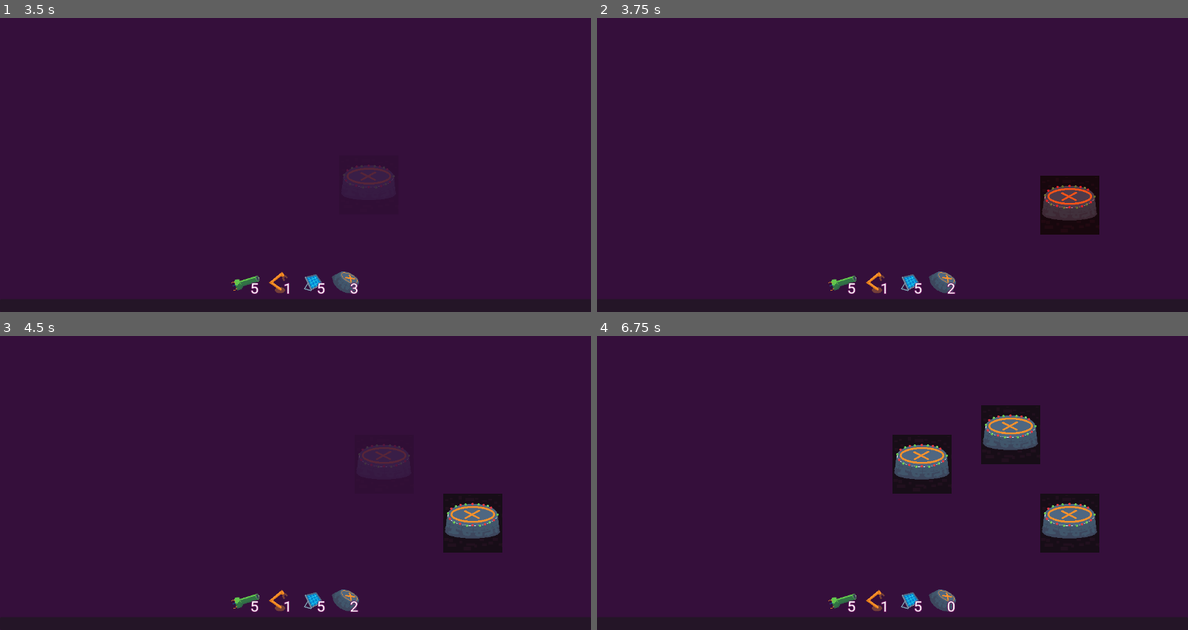
Above: before the commit, frames 1-4 (two rows, left to right).
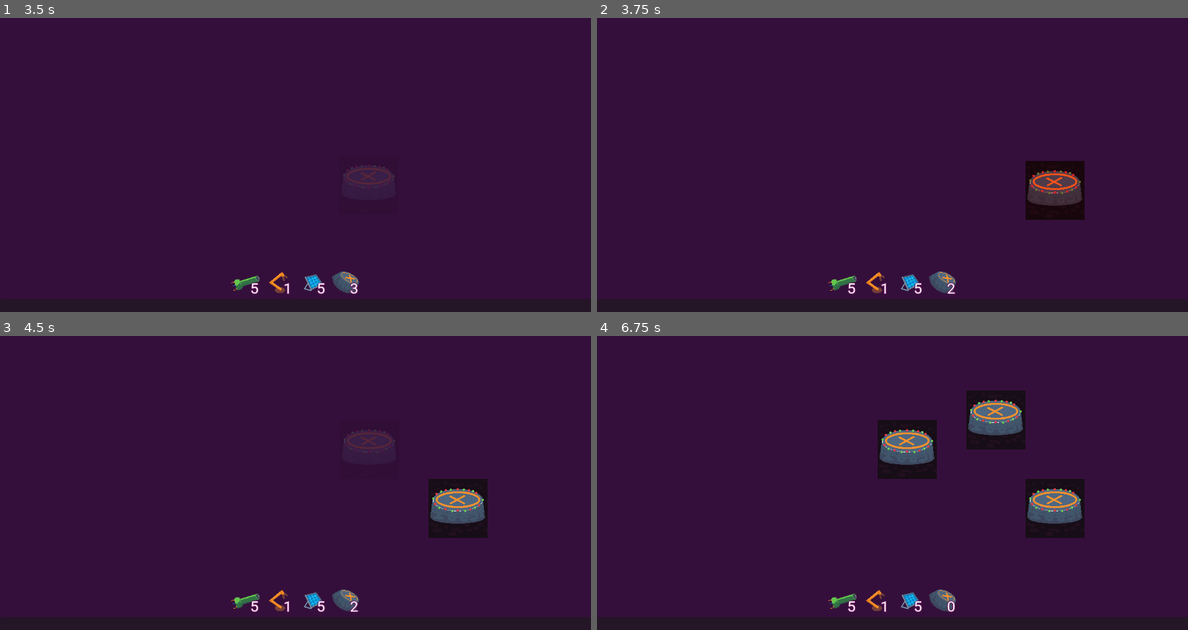
Above: after the commit, the same moments.

Repository: EdShel/StellarConstructor
Game: Godot game, scene res://objects/game.tscn
Two runs of this game, one before a commit and one after it. Both use one fixed random seed, a clock stepped at 60 frames per second and the inputs below.
Inputs (mouse positions are in pixels of both pictures, inside the frame that each line leads up to):
- Up to frame 1 (3.5 s): tap Enter at 0.5, 2 s; drag from (248, 282) to (354, 73) at 0.52 s; tap Space at 1.25, 2.75 s; drag from (277, 282) to (366, 185) at 1.27 s; move the mouse to (313, 282) at 2.02 s; click (313, 282) at 2.17 s; drag from (342, 282) to (118, 97) at 2.77 s
- Up to frame 2 (3.75 s): tap Enter at 3.5 s; move the mouse to (1069, 197) at 3.52 s; click (1069, 197) at 3.67 s
- Up to frame 3 (4.5 s): tap Space at 4.25 s; drag from (472, 524) to (206, 380) at 4.27 s
- Up to frame 4 (6.75 s): move the mouse to (922, 465) at 5.02 s; click (922, 465) at 5.17 s; drag from (922, 465) to (774, 480) at 5.77 s; move the mouse to (1022, 447) at 6.52 s; click (1022, 447) at 6.67 s

Frame 1 is identical in both runs. In frame 2, 2.6% of the frame differs, in the area x 72-85%, y 48-74%; in frame 3, 3.0%; in frame 4, 8.0%, in the area x 47-85%, y 18-74%.

Commit message:
Fix 2x2 build snapping

Diff:
--- a/objects/build_grid/ghost.gd
+++ b/objects/build_grid/ghost.gd
@@ -19,6 +19,8 @@
 	if event is InputEventMouseMotion:
 		var world_coord = get_canvas_transform().affine_inverse() * event.position
 		var snap_coord = snapped(world_coord, Vector2(64, 64))
+		if %CollisionShape2D.shape.size.x > 64:
+			snap_coord -= Vector2(32, 32) # I'm so sorry :(
 		global_position = snap_coord
 		get_viewport().set_input_as_handled()
 	elif event is InputEventMouseButton and event.pressed and event.button_index == MOUSE_BUTTON_LEFT:
--- a/objects/builds/landing_pad.tscn
+++ b/objects/builds/landing_pad.tscn
@@ -9,4 +9,5 @@
 texture = ExtResource("1_dnmxl")
 
 [node name="BuildCollider" parent="." instance=ExtResource("2_ce11o")]
+cell_size = 2
 item_type = "landing_pad"
--- a/objects/builds/solar.tscn
+++ b/objects/builds/solar.tscn
@@ -11,4 +11,3 @@
 texture = ExtResource("1_kqngy")
 
 [node name="BuildCollider" parent="." instance=ExtResource("3_gfxar")]
-cell_size = 2
--- a/objects/utilities/camera_controller.gd
+++ b/objects/utilities/camera_controller.gd
@@ -32,14 +32,16 @@
 		if event.button_index == MOUSE_BUTTON_WHEEL_UP:
 			var new_zoom = clamp(zoom.x + zoom_sensitivity, zoom_min, zoom_max)
 			zoom = Vector2(new_zoom, new_zoom)
-			var delta = event.position - drag_start_position
-			position = camera_drag_start_position - delta / zoom.x
+			if is_dragging:
+				var delta = event.position - drag_start_position
+				position = camera_drag_start_position - delta / zoom.x
 			get_viewport().set_input_as_handled()
 		elif event.button_index == MOUSE_BUTTON_WHEEL_DOWN:
 			var new_zoom = clamp(zoom.x - zoom_sensitivity, zoom_min, zoom_max)
 			zoom = Vector2(new_zoom, new_zoom)
-			var delta = event.position - drag_start_position
-			position = camera_drag_start_position - delta / zoom.x
+			if is_dragging:
+				var delta = event.position - drag_start_position
+				position = camera_drag_start_position - delta / zoom.x
 			get_viewport().set_input_as_handled()
 
 	elif event is InputEventMouseMotion and is_dragging:
